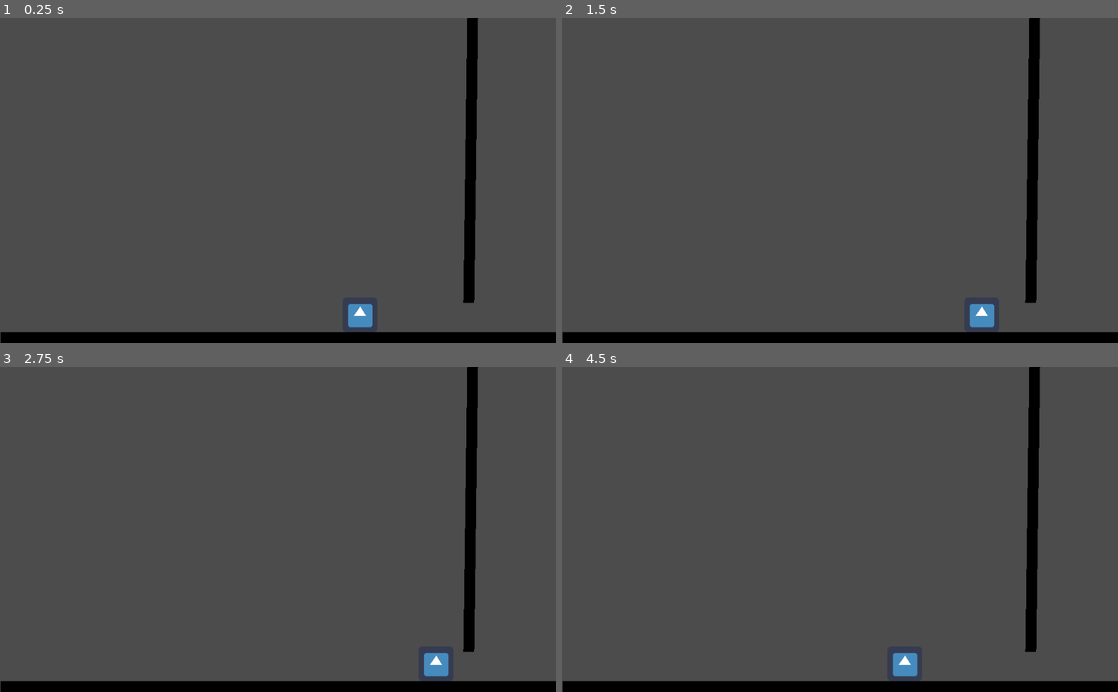
Above: before the commit, frames 1-4 (two rows, left to right).
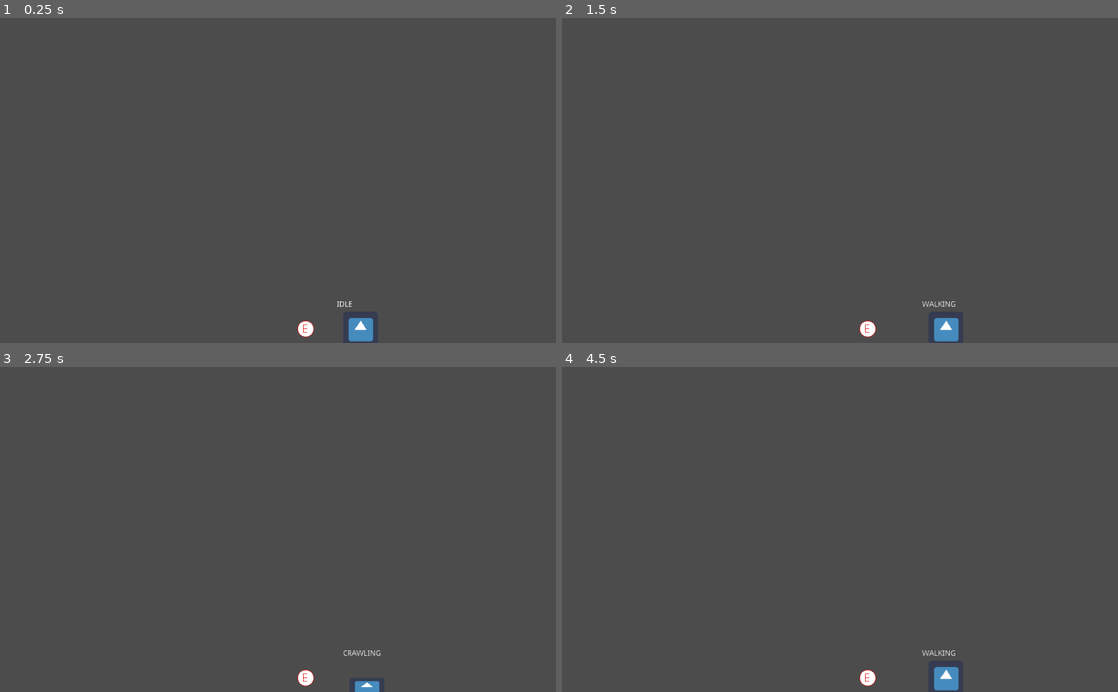
Above: after the commit, the same moments.

Repository: Cpt-Barbosa/Projet-S4-IUT-DIJON
Game: Godot game, scene res://scenes/Level.tscn
Same seed, same stepped clock (60 frames per second), same inputs: the game is played once before the commit and once after it. The engine's default icon, where the game draws it, is replaced by a stand-in: a white triangle on a blue panel in a dark square.
Inputs:
- Up to frame 1 (0.25 s): no input
- Up to frame 2 (1.5 s): tap Enter at 0.5 s; hold D (move_right) 0.53-1.28 s; hold Shift (crouch) 0.53-1.28 s; tap E (interact, bound only after the commit) at 0.8, 1.35 s; hold Q (move_left) from 1.28 s (still down)
- Up to frame 3 (2.75 s): tap Shift (crouch) at 1.55 s; release Q (move_left) at 2.03 s; hold D (move_right) from 2.03 s (still down); hold Shift (crouch) from 2.03 s (still down); tap E (interact, bound only after the commit) at 2.3 s
- Up to frame 4 (4.5 s): release Shift (crouch) at 2.78 s; tap E (interact, bound only after the commit) at 2.85, 3.8, 4.35 s; tap Shift (crouch) at 3.05 s; release D (move_right) at 3.53 s; hold Shift (crouch) 3.53-4.28 s; hold Q (move_left) from 3.53 s (still down)

The runs differ from the first frame. In frame 1, 5.6% of the frame differs, in the area x 0-100%, y 0-100%; in frame 2, 5.8%; in frame 3, 5.6%; in frame 4, 5.8%.

Commit message:
Système d'objets
Systèmes d'objets interactibles

Diff:
--- a/project.godot
+++ b/project.godot
@@ -9,12 +9,18 @@
 config_version=4
 
 _global_script_classes=[ {
+"base": "Area2D",
+"class": "ObjetInteractible",
+"language": "GDScript",
+"path": "res://scripts/scripts_asbtraits/ObjetInterractible.gd"
+}, {
 "base": "Node",
 "class": "StateMachine",
 "language": "GDScript",
-"path": "res://scripts/StateMachine.gd"
+"path": "res://scripts/scripts_asbtraits/StateMachine.gd"
 } ]
 _global_script_class_icons={
+"ObjetInteractible": "",
 "StateMachine": ""
 }
 
@@ -43,7 +49,7 @@
 "events": [ Object(InputEventKey,"resource_local_to_scene":false,"resource_name":"","device":0,"alt":false,"shift":false,"control":false,"meta":false,"command":false,"pressed":false,"scancode":16777237,"physical_scancode":0,"unicode":0,"echo":false,"script":null)
  ]
 }
-interract={
+interact={
 "deadzone": 0.5,
 "events": [ Object(InputEventKey,"resource_local_to_scene":false,"resource_name":"","device":0,"alt":false,"shift":false,"control":false,"meta":false,"command":false,"pressed":false,"scancode":69,"physical_scancode":0,"unicode":0,"echo":false,"script":null)
  ]
--- a/scenes/Level.tscn
+++ b/scenes/Level.tscn
@@ -1,39 +1,52 @@
-[gd_scene load_steps=4 format=2]
+[gd_scene load_steps=8 format=2]
 
 [ext_resource path="res://scenes/Player.tscn" type="PackedScene" id=1]
+[ext_resource path="res://scenes/ObjetTest.tscn" type="PackedScene" id=2]
+[ext_resource path="res://scenes/ObjetPorte.tscn" type="PackedScene" id=3]
+[ext_resource path="res://scenes/Test.tscn" type="PackedScene" id=4]
 
 [sub_resource type="RectangleShape2D" id=1]
-extents = Vector2( 512, 10 )
+extents = Vector2( 512.5, 10 )
 
-[sub_resource type="ExternalTexture" id=2]
+[sub_resource type="RectangleShape2D" id=2]
+extents = Vector2( 522.75, 10 )
+
+[sub_resource type="RectangleShape2D" id=3]
+extents = Vector2( 107.5, 10 )
 
 [node name="Level" type="Node2D"]
+position = Vector2( 1, 25 )
+
+[node name="ObjetTest" parent="." instance=ExtResource( 2 )]
+position = Vector2( 562, 549 )
+
+[node name="ObjetPorte" parent="." instance=ExtResource( 3 )]
+position = Vector2( 839, 549 )
 
 [node name="Floor" type="StaticBody2D" parent="."]
-position = Vector2( 117, 590 )
 
 [node name="CollisionShape2D" type="CollisionShape2D" parent="Floor"]
-position = Vector2( 395, 0 )
+position = Vector2( 512.5, 591 )
 shape = SubResource( 1 )
 
-[node name="Sprite" type="Sprite" parent="Floor"]
-position = Vector2( 395.5, 8.01682e-06 )
-scale = Vector2( 1023, 20 )
-texture = SubResource( 2 )
-
 [node name="Wall" type="StaticBody2D" parent="."]
-position = Vector2( 865, 410 )
-rotation = -1.55734
 
 [node name="CollisionShape2D" type="CollisionShape2D" parent="Wall"]
-position = Vector2( 395, 0 )
-shape = SubResource( 1 )
+position = Vector2( 865, 17.25 )
+rotation = 1.5708
+shape = SubResource( 2 )
 
-[node name="Sprite" type="Sprite" parent="Wall"]
-position = Vector2( 395.5, 8.01682e-06 )
-scale = Vector2( 1023, 20 )
-texture = SubResource( 2 )
+[node name="Porte" type="StaticBody2D" parent="."]
+position = Vector2( 868, 472 )
+rotation = 1.5938
+
+[node name="CollisionShape2D" type="CollisionShape2D" parent="Porte"]
+position = Vector2( -1, 0 )
+shape = SubResource( 3 )
 
 [node name="Joueur" parent="." instance=ExtResource( 1 )]
 position = Vector2( 663, 547 )
 g = 98
+
+[node name="ObjetInterractible" parent="." instance=ExtResource( 4 )]
+position = Vector2( 345, 552 )
--- /dev/null
+++ b/scenes/ObjetPorte.tscn
@@ -0,0 +1,10 @@
+[gd_scene load_steps=3 format=2]
+
+[ext_resource path="res://scenes/scenes_abstraites/ObjetInterractible.tscn" type="PackedScene" id=1]
+[ext_resource path="res://scripts/ObjetPorte.gd" type="Script" id=2]
+
+[node name="ObjetPorte" instance=ExtResource( 1 )]
+script = ExtResource( 2 )
+
+[connection signal="body_entered" from="." to="." method="_on_body_entered"]
+[connection signal="body_exited" from="." to="." method="_on_body_exited"]
--- /dev/null
+++ b/scenes/ObjetTest.tscn
@@ -0,0 +1,14 @@
+[gd_scene load_steps=4 format=2]
+
+[ext_resource path="res://scripts/ObjetTest.gd" type="Script" id=1]
+[ext_resource path="res://scenes/scenes_abstraites/ObjetInterractible.tscn" type="PackedScene" id=2]
+[ext_resource path="res://sprites/sprite_objet.png" type="Texture" id=3]
+
+[node name="ObjetTest$" instance=ExtResource( 2 )]
+script = ExtResource( 1 )
+
+[node name="Sprite" parent="." index="1"]
+texture = ExtResource( 3 )
+
+[connection signal="body_entered" from="." to="." method="_on_body_entered"]
+[connection signal="body_exited" from="." to="." method="_on_body_exited"]
--- a/scenes/Player.tscn
+++ b/scenes/Player.tscn
@@ -7,14 +7,31 @@
 [sub_resource type="RectangleShape2D" id=2]
 extents = Vector2( 32, 32 )
 
+[sub_resource type="RectangleShape2D" id=3]
+extents = Vector2( 32, 16 )
+
 [node name="Joueur" type="KinematicBody2D"]
 script = ExtResource( 2 )
 
 [node name="StateMachine" type="Node" parent="."]
 script = ExtResource( 3 )
 
-[node name="HitboxJoueur" type="CollisionShape2D" parent="."]
+[node name="HitboxDebout" type="CollisionShape2D" parent="."]
 shape = SubResource( 2 )
 
-[node name="Icon" type="Sprite" parent="."]
+[node name="HitboxAccr" type="CollisionShape2D" parent="."]
+position = Vector2( 0, 16 )
+shape = SubResource( 3 )
+disabled = true
+
+[node name="Sprite" type="Sprite" parent="."]
 texture = ExtResource( 1 )
+
+[node name="AffEtat" type="RichTextLabel" parent="."]
+margin_left = -44.0
+margin_top = -52.0
+margin_right = 46.0
+margin_bottom = -12.0
+__meta__ = {
+"_edit_use_anchors_": false
+}
--- /dev/null
+++ b/scenes/Test.tscn
@@ -0,0 +1,16 @@
+[gd_scene load_steps=4 format=2]
+
+[ext_resource path="res://scripts/Test.gd" type="Script" id=1]
+[ext_resource path="res://scenes/scenes_abstraites/ObjetInterractible.tscn" type="PackedScene" id=2]
+
+[sub_resource type="CircleShape2D" id=1]
+radius = 13.0384
+
+[node name="ObjetInterractible" instance=ExtResource( 2 )]
+script = ExtResource( 1 )
+
+[node name="CollisionObjet" parent="." index="0"]
+shape = SubResource( 1 )
+
+[connection signal="body_entered" from="." to="." method="_on_body_entered"]
+[connection signal="body_exited" from="." to="." method="_on_body_exited"]
--- /dev/null
+++ b/scenes/scenes_abstraites/ObjetInterractible.tscn
@@ -0,0 +1,20 @@
+[gd_scene load_steps=2 format=2]
+
+[sub_resource type="CircleShape2D" id=1]
+radius = 18.0
+
+[node name="ObjetInterractible" type="Area2D"]
+
+[node name="CollisionObjet" type="CollisionShape2D" parent="."]
+shape = SubResource( 1 )
+
+[node name="Sprite" type="Sprite" parent="."]
+
+[node name="Texte" type="RichTextLabel" parent="."]
+margin_left = -3.0
+margin_top = -38.0
+margin_right = 37.0
+margin_bottom = 2.0
+__meta__ = {
+"_edit_use_anchors_": false
+}
--- a/scripts/JoueurSM.gd
+++ b/scripts/JoueurSM.gd
@@ -1,6 +1,6 @@
 extends StateMachine
 
-
+onready var affEtat = get_parent().get_node("AffEtat")
 # Called when the node enters the scene tree for the first time.
 func _ready():
 	add_state("idle")
@@ -15,9 +15,14 @@
 #par exemple un état saut change la vélocité en y et appelle move_and_slide
 func state_logic(delta):
 	#ici parent est le joueur
+
 	parent.handle_move_input()
 	parent.apply_gravity(delta)
-	parent.apply_movement()
+	if[states.idle, states.walking].has(state):
+		parent.apply_movement(parent.run_speed)
+	elif[states.crouching, states.crawling].has(state):
+		parent.apply_movement(parent.crawl_speed)
+
 
 #fonction qui gère si on peut passer d'un état à un autre
 func get_transition(delta):
@@ -25,9 +30,32 @@
 		states.idle:
 			if parent.velocity.x !=0:
 				return states.walking
+			elif Input.is_action_just_pressed("interact"):
+				return states.interacting
+			elif Input.is_action_pressed("crouch"):
+				return states.crouching
 		states.walking:
 			if parent.velocity.x ==0:
 				return states.idle
+			elif Input.is_action_just_pressed("interact"):
+				return states.interacting
+			elif Input.is_action_pressed("crouch"):
+				return states.crawling
+		states.interacting:
+			if parent.velocity.x ==0:
+				 return states.idle
+			elif parent.velocity.x!= 0:
+				return states.walking
+		states.crouching:
+			if !Input.is_action_pressed("crouch") && parent.can_stand():
+				return states.idle
+			elif parent.velocity.x !=0:
+				return states.crawling
+		states.crawling:
+			if !Input.is_action_pressed("crouch") && parent.can_stand():
+				return states.walking
+			elif parent.velocity.x ==0:
+				return states.crouching
 	return null
 
 #fonction qui gère les changements lorsqu'on entre dans un nouvel état
@@ -38,10 +66,31 @@
 	match new_state:
 		states.idle:
 			#plus tard on aura ici les animations du persos
-			print("idle")
+			affEtat.text="IDLE"
+
 		states.walking:
-			print("walking")
+			affEtat.text="WALKING"
+
+		states.interacting:
+			affEtat.text="INTERACTING"
+
+		states.crouching:
+			affEtat.text="CROUCHING"
+			if(old_state != states.crawling):
+				parent.on_crouch()
+
+		states.crawling:
+			affEtat.text="CRAWLING"
+			if(old_state != states.crouching):
+				parent.on_crouch()
+
 
 #fonction qui gère les changements lorsqu'on quitte un état
 func exit_state(old_state,new_state):
-	pass
+	match old_state:
+		states.crouching:
+			if (new_state != states.crawling) :
+				parent.on_stand()
+		states.crawling:
+			if (new_state != states.crouching) :
+				parent.on_stand()
--- /dev/null
+++ b/scripts/ObjetPorte.gd
@@ -0,0 +1,6 @@
+extends ObjetInteractible
+
+
+func is_interacted():
+	get_parent().get_node("Porte").queue_free()
+	queue_free()
--- /dev/null
+++ b/scripts/ObjetTest.gd
@@ -0,0 +1,5 @@
+extends ObjetInteractible
+
+func is_interacted():
+	print("kiwi")
+	queue_free()
--- a/scripts/Player.gd
+++ b/scripts/Player.gd
@@ -1,7 +1,9 @@
 extends KinematicBody2D
 
-#vitesse du jouer en pixel par secondes
-export (int) var speed = 200
+#vitesse de déplacement du jouer en pixel par secondes
+export (int) var run_speed = 200
+#vitesse de rampage
+export (int) var crawl_speed = 100
 #récupère la valeur par défaut de la gravité
 export (int) var g = 4500
 
@@ -9,10 +11,13 @@
 #-1 si on va à gauche +1 si à droite
 var horizontal_direction=0
 
+onready var standing_collision = $HitboxDebout
+onready var crouching_collision = $HitboxAccr
+
 func _ready():
 	pass # Replace with function body.
 
-func apply_movement():
+func apply_movement(var speed):
 	velocity.x=horizontal_direction*speed
 	velocity = move_and_slide(velocity,Vector2.UP)
 
@@ -26,3 +31,57 @@
 
 	if Input.is_action_pressed("move_right"):
 		horizontal_direction = 1.0
+
+
+#fonction a appeler quand le joueur VA s'accroupir
+func on_crouch():
+	#à supprimer plus tard c'est pour avoir une idée visuelle
+	var sprite = get_node("Sprite")
+	sprite.scale = Vector2(1,0.5)
+	sprite.offset = Vector2(0,32)
+
+	standing_collision.disabled=true
+	crouching_collision.disabled=false
+
+#quand le joueur VA se lever
+func on_stand():
+	#à supprimer plus tard c'est pour avoir une idée visuelle
+	var sprite = get_node("Sprite")
+	sprite.scale = Vector2(1,1)
+	sprite.offset = Vector2(0,0)
+
+	standing_collision.disabled=false
+	crouching_collision.disabled=true
+
+#fonction qui regarde si on peut se mettre debout utiliser dans la state machine du joueur avant de passer de crouch/crawl à idle/walking
+func can_stand() -> bool:
+	#on récupère l'état de l'espace 2D
+	var space_state = get_world_2d().direct_space_state
+	#on créer un objet query qui sert à simuler une collision
+	var query = Physics2DShapeQueryParameters.new()
+	query.set_shape(standing_collision.shape)
+	query.transform = standing_collision.global_transform
+	query.collision_layer = collision_mask
+	#la variable résulats contient tout les objets avec lequel il y a eu une collision
+	var results = space_state.intersect_shape(query)
+	#on itère dans cet array à l'envers on commence par le dernier et on remonte
+	for i in range(results.size()-1, -1, -1):
+
+		var collider = results[i].collider
+		var shape = results[i].shape
+		#si le collisionneur l'objet qui a collisionné avec le joueur est une tile map
+		if collider is TileMap:
+			#on récupère les coordonnées de la cellule
+			var tile_id = collider.get_cellv(results[i].metadata)
+			#si cette cellule est une "one way collision", on peut passer au travers
+			if collider.tile_set.tile_get_shape_one_way(tile_id, 0):
+				#donc on l'enlève
+				results.remove(i)
+		#lorsqu'on change laquelle des hitbox est désactivé j'ai l'impression qu'une collision s'effectue entre les deux
+		#donc si jamais on collision avec kinematicbody2d qui a pour nom joueur on l'enlève
+		if collider is KinematicBody2D:
+			if collider.name == "Joueur":
+				results.remove(i)
+	#si les résultats sont vides le joueur ne collisionnerais avec rien si il se levait donc on renvoie true
+	#sinon si la liste n'est pas vide cela veut dire que l'on collisionnerait avec quelque chose donc on ne peut pas se lever
+	return results.size()==0
--- /dev/null
+++ b/scripts/Test.gd
@@ -0,0 +1,16 @@
+extends ObjetInteractible
+
+
+# Declare member variables here. Examples:
+# var a = 2
+# var b = "text"
+
+
+# Called when the node enters the scene tree for the first time.
+func is_interacted():
+	print("kiwi") # Replace with function body.
+
+
+# Called every frame. 'delta' is the elapsed time since the previous frame.
+#func _process(delta):
+#	pass
--- /dev/null
+++ b/scripts/scripts_asbtraits/ObjetInterractible.gd
@@ -0,0 +1,34 @@
+extends Area2D
+#classe abstraite qui défini un objet interractible par le joueur
+#VOIR OBJET TEST POUR UN EXEMPLE
+class_name ObjetInteractible
+
+#variable a utilisé pour voir si le joueur peut intéragir avec l'objet ou pas
+var object_entered = false
+onready var text = get_node("Texte")
+#il faudra redéfinir la fonction process dans le script qui hérite de celui et mettre get_input() pour récupérer l'input du joueur
+func _process(delta):
+	get_input()
+	if(object_entered):
+		text.text="E"
+	else:
+		text.clear()
+
+#si le joueur rentre dans la zone de collision de l'objet interactible on passe le booléan à true
+func _on_body_entered(body):
+	if(body.name=="Joueur"):
+		object_entered = true
+
+#si le jouer sort de la zone d'interaction on le passe à false
+func _on_body_exited(body):
+	if(body.name=="Joueur"):
+		object_entered = false
+
+#si le joueur est dans la zone d'interaction et qu'il appuie sur un des boutons d'interactions lance la fonction d'interaction
+func get_input():
+	if(object_entered):
+		if(Input.is_action_just_pressed("interact")):
+			is_interacted()
+
+func is_interacted():
+	pass
Not shown: 1 places in scenes/Player.tscn that only renumber resources
Renamed: scripts/StateMachine.gd -> scripts/scripts_asbtraits/StateMachine.gd
Binary file added: sprites/sprite_objet.png
Not shown, added: sprites/sprite_objet.png.import
Not shown, added: clic.pcm
Not shown, added: scripts/scripts_asbtraits/9284ba63db6ddeb02beaa391bdab789a.pcm
